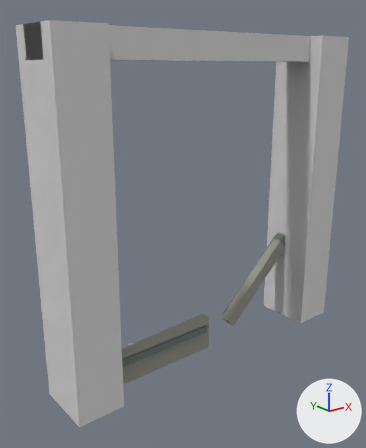
The FBX model entregas/teo-modelado/puerta-via/SM_PuertaVia_v4_Blindada_e2_MuyDanado_LOD0.fbx: old version first, new version second.
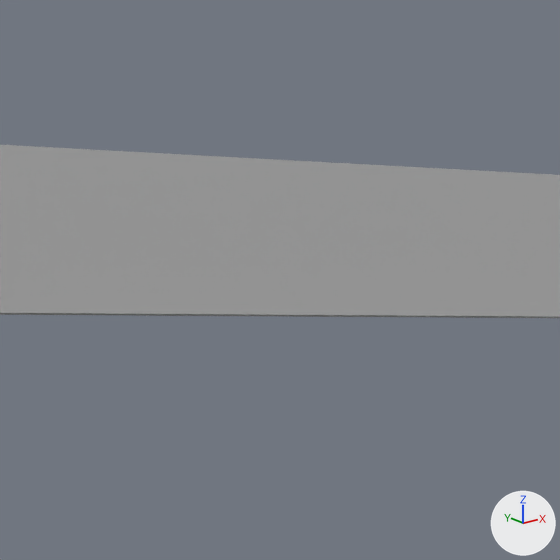
Each version appears first whole from a camera (50 mm lens) standing at (-6.56, -7.39, 5.93) and looking at (-0.35, 0.37, 2.82), and next in a close-up on the part from 44% to 74% of the width and 0% to 24% of the height. The axes (+X, +Y, +Z) are drawn at lower right. The lights are the same throughout. The first two pictures are the older version. Where no turn or scale is listed for an object, it has been applied to the vertices.

Names of what the first close-up shows: 'SM_puerta_via_v18_LOD0'.
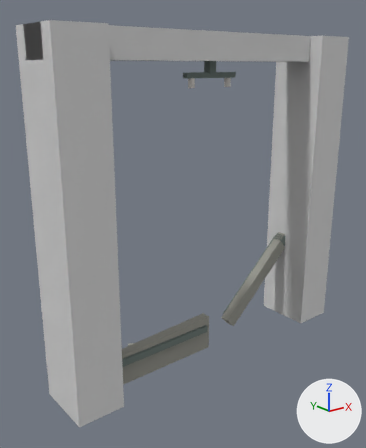
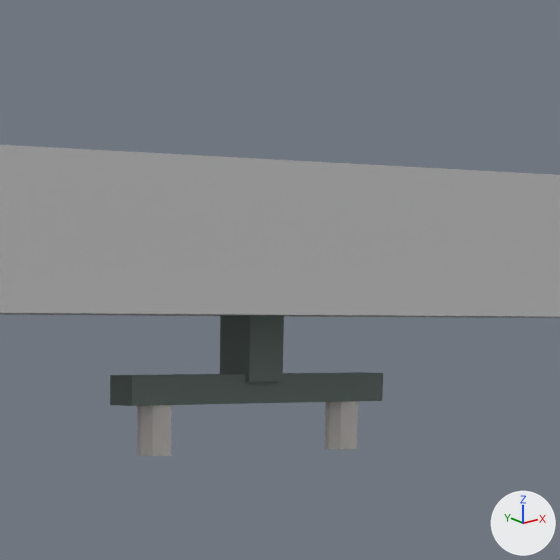
The change in detail:
me_sm_puerta_via_v18_lod0_001 is used by ob_sm_puerta_via_v18_lod0; location (0.0, 0.0, 0.0).
me_sm_puerta_via_v18_lod0_001 had 40 vertices, 30 faces and spanned x -3.4..3.4, y -0.6..1.1, z 0.0..6.5.
me_sm_puerta_via_v18_lod0_001 now has 88 vertices, 82 faces and spans x -3.4..3.4, y -0.6..1.1, z 0.0..6.5.
me_sm_puerta_via_v18_lod0_001 part 1: a new loose piece, a box spanning x -0.08..0.08, y -0.08..0.08, z 5.78..6.03, in mat_mat_paleta32 (picture img_t_paleta32_png).
me_sm_puerta_via_v18_lod0_001 part 2: a new loose piece, a box spanning x -0.6..0.6, y -0.06..0.06, z 5.7..5.8, in mat_mat_paleta32 (picture img_t_paleta32_png).
me_sm_puerta_via_v18_lod0_001 part 3: a new loose piece, an 8-sided cylinder along z spanning x -0.51..-0.39, y -0.06..0.06, z 5.53..5.71, in mat_mat_paleta32 (picture img_t_paleta32_png).
me_sm_puerta_via_v18_lod0_001 part 4: a new loose piece, an 8-sided cylinder along z spanning x 0.39..0.51, y -0.06..0.06, z 5.53..5.71, in mat_mat_paleta32 (picture img_t_paleta32_png).

Where the change shows, as pixel boxes (x1, y1, x2, y2) in the close-ups (560 x 560 px):
'SM_puerta_via_v18_LOD0', reshaped
    before: (0, 145, 560, 318)
    after: (0, 145, 560, 456)
part 1 of me_sm_puerta_via_v18_lod0_001, added
    after: (220, 315, 284, 382)
part 2 of me_sm_puerta_via_v18_lod0_001, added
    after: (110, 372, 383, 406)
part 3 of me_sm_puerta_via_v18_lod0_001, added
    after: (137, 405, 171, 456)
part 4 of me_sm_puerta_via_v18_lod0_001, added
    after: (324, 401, 358, 449)
